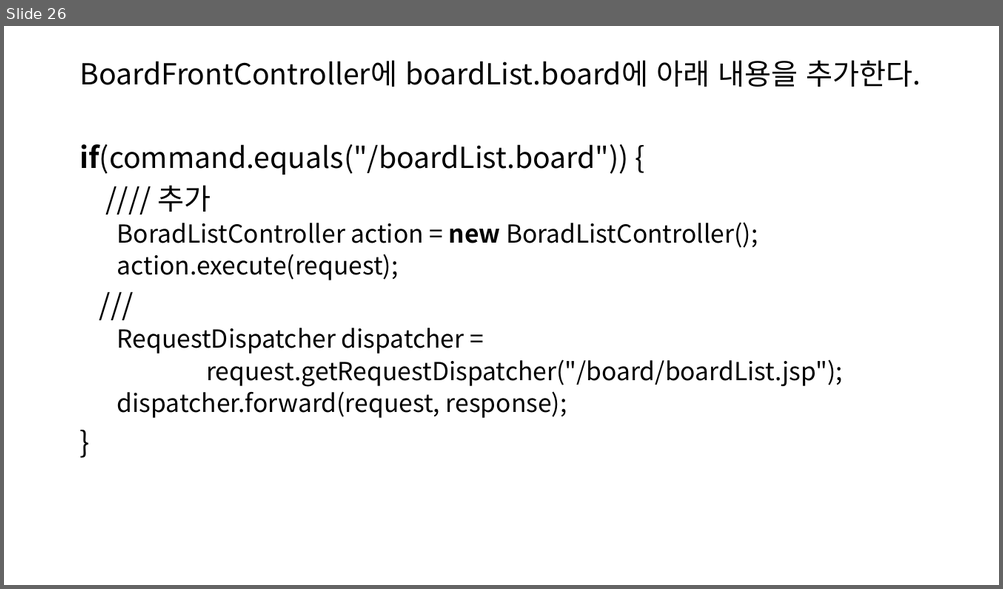
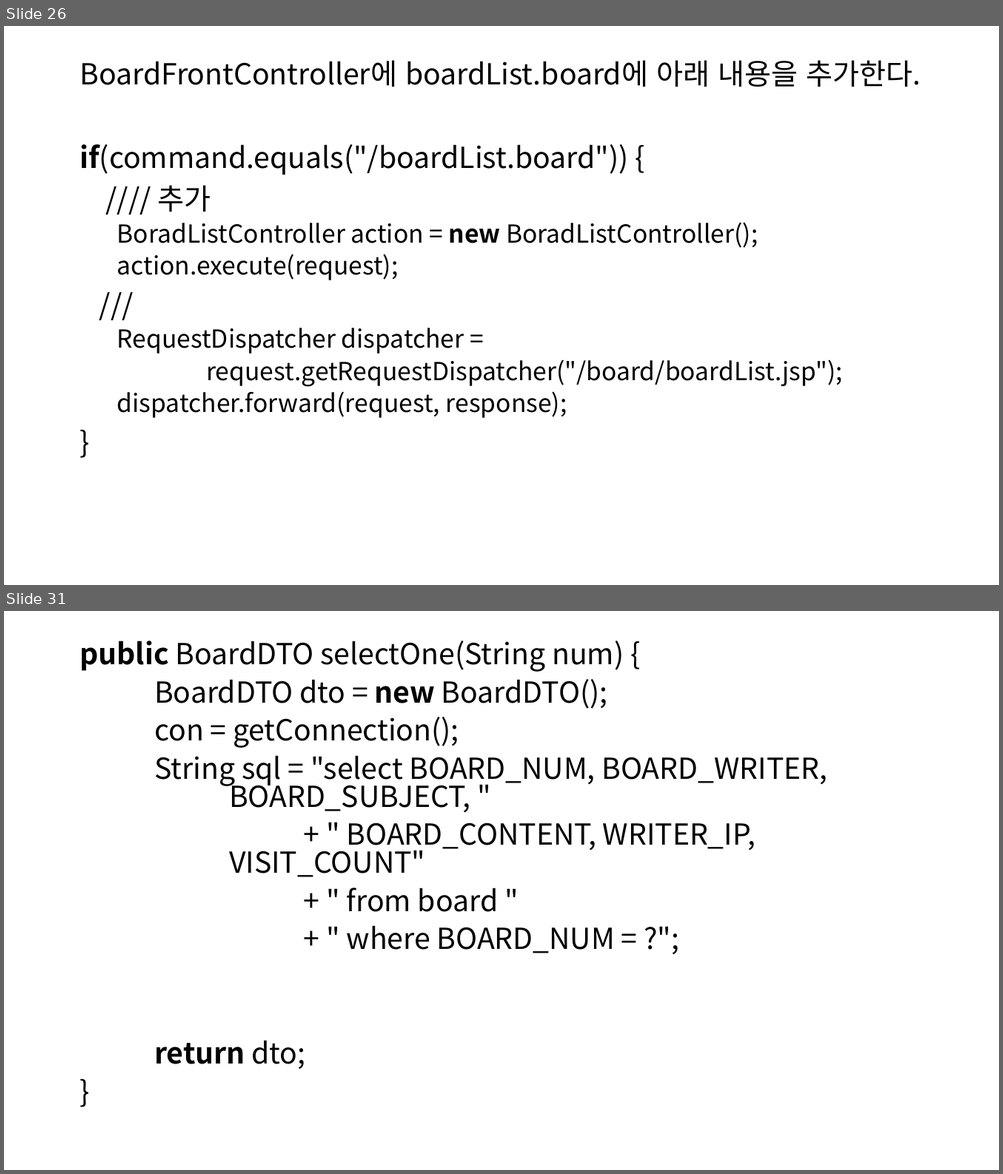
Before and after one commit to SoongMoo/hkblockchain220914, a slide deck: WEB/JSP/board.pptx. Shown one above the other, each under a label of ours: slide 26 before the commit, slides 26 and 31 after it; the slides between them are not shown. The pictures are 1003x589 and 1003x1174 pixels, drawn with LibreOffice and Linux fonts; fonts in the diff are those of the drawing. Boxes give left, top, right and bottom in pixels: in the first picture for what was removed or moved away, otherwise in the second. Text is boxed around its words. In the diff, an @@ line names an element or a change of style, - is before the commit and + after.

```diff
--- a/WEB/JSP/board.pptx
+++ b/WEB/JSP/board.pptx
@@ slide 31 added at [4, 611, 999, 1170], background #FFFFFF @@
@@ text added at [79, 641, 827, 1069], 28 pt, text #000000 @@
+public BoardDTO selectOne(String num) {
+BoardDTO dto = new BoardDTO();
+con = getConnection();
+String sql = "select BOARD_NUM, BOARD_WRITER, BOARD_SUBJECT, "
++ " BOARD_CONTENT, WRITER_IP, VISIT_COUNT"
++ " from board "
++ " where BOARD_NUM = ?";
+return dto;
+}
```
Also in this commit, not shown: 1 slide changed, 19 other slides added.
